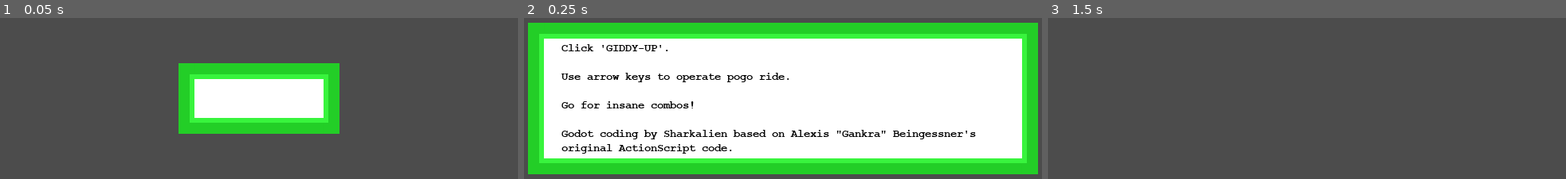
Above: before the commit, frames 1-3 (left to right).
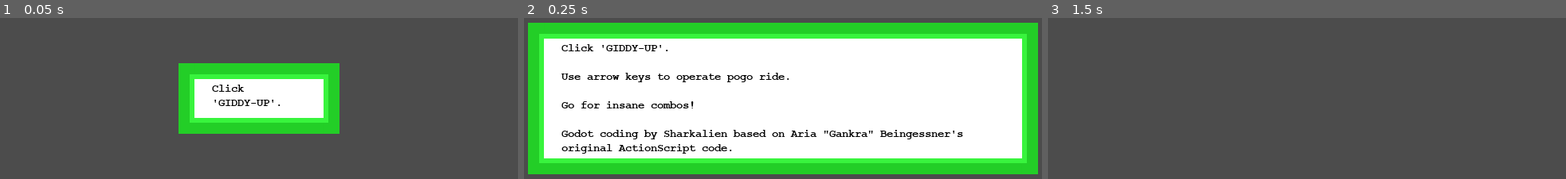
Above: after the commit, the same moments.

Repository: Sharkalien/Godot-Imp-Pogo-Ride-Minigame
Game: Godot game, scene res://ui/Dialog Box/Dialog_Player.tscn
Two runs of this game, one before a commit and one after it. Both use one fixed random seed, a clock stepped at 60 frames per second and the inputs below. This scene is started directly instead of the project's main scene.
Inputs (mouse positions are in pixels of both pictures, inside the frame that each line leads up to):
- Up to frame 1 (0.05 s): no input
- Up to frame 2 (0.25 s): no input
- Up to frame 3 (1.5 s): tap Enter at 0.5 s; press the mouse at (1307, 24) at 0.53 s; hold Right (ui_right) 0.53-1.28 s; tap Space at 1.25 s; move the mouse to (1203, 43) at 1.27 s; release the mouse at (1203, 43) at 1.28 s; hold Down (ui_down) from 1.28 s (still down); click (1203, 43) at 1.35 s

The runs differ from the first frame. In frame 1, 0.3% of the frame differs, in the area x 40-55%, y 41-55%; in frame 2, 0.8%, in the area x 52-88%, y 69-76%; in frame 3, nothing differs.

Commit message:
Gankra is named Aria the Cat now

Diff:
--- a/ui/Dialog Box/Dialog_Player.tscn
+++ b/ui/Dialog Box/Dialog_Player.tscn
@@ -88,11 +88,10 @@
 }
 
 [node name="Body_NinePatchRect" type="NinePatchRect" parent="CenterContainer"]
-margin_left = 290.0
-margin_top = 89.0
-margin_right = 350.0
-margin_bottom = 149.0
-rect_min_size = Vector2( 60, 60 )
+margin_top = 24.0
+margin_right = 640.0
+margin_bottom = 215.0
+rect_min_size = Vector2( 640, 191 )
 texture = ExtResource( 1 )
 patch_margin_left = 30
 patch_margin_top = 30
@@ -114,8 +113,8 @@
 }
 
 [node name="RichTextLabel" type="RichTextLabel" parent="CenterContainer/Body_NinePatchRect/MarginContainer"]
-visible = false
-margin_bottom = 12.0
+margin_right = 556.0
+margin_bottom = 143.0
 custom_colors/default_color = Color( 0, 0, 0, 1 )
 custom_fonts/normal_font = SubResource( 1 )
 bbcode_enabled = true
@@ -125,7 +124,7 @@
 
 Go for insane combos!
 
-Godot coding by Sharkalien based on Alexis \"Gankra\" Beingessner's original ActionScript code."
+Godot coding by Sharkalien based on Aria \"Gankra\" Beingessner's original ActionScript code."
 scroll_active = false
 
 [node name="AnimationPlayer" type="AnimationPlayer" parent="CenterContainer/Body_NinePatchRect"]
